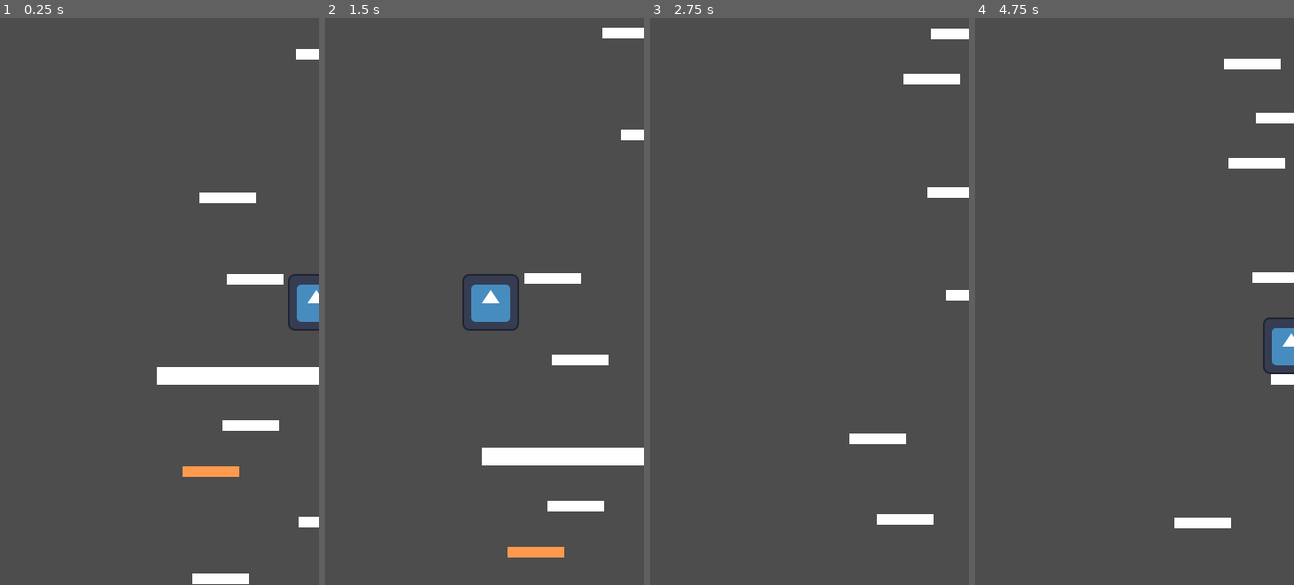
Above: before the commit, frames 1-4 (left to right).
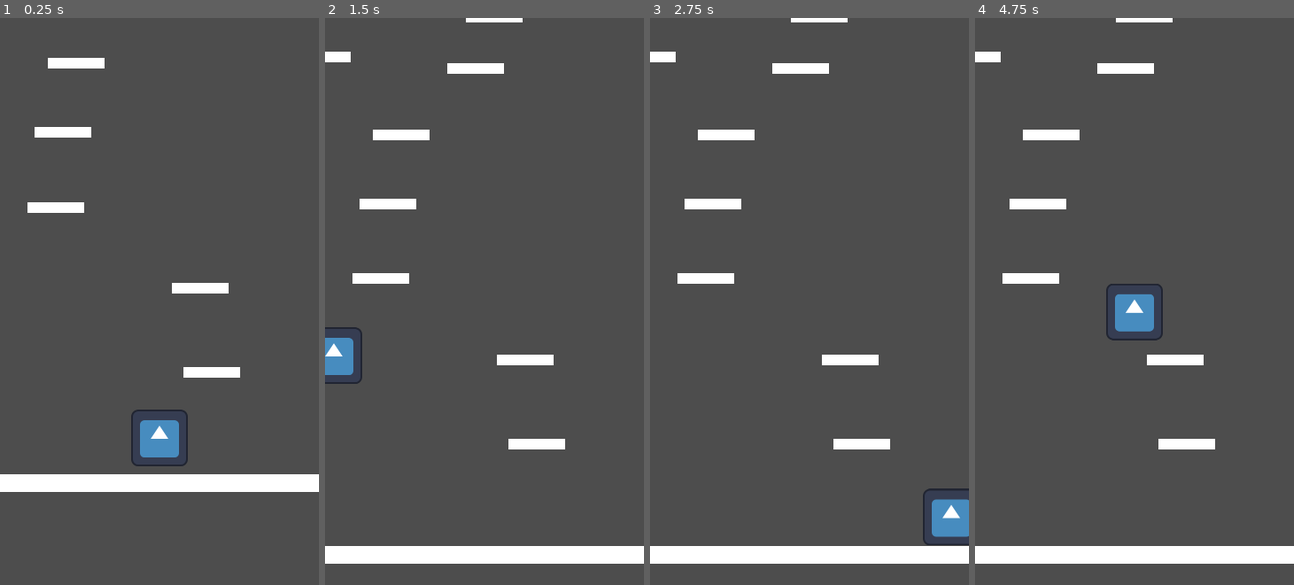
Above: after the commit, the same moments.

Repository: Cylinder7/bounce-back
Game: Godot game, scene res://levels/Overworld/overworldaltitude.tscn
Same seed, same stepped clock (60 frames per second), same inputs: the game is played once before the commit and once after it. The engine's default icon, where the game draws it, is replaced by a stand-in: a white triangle on a blue panel in a dark square.
Inputs:
- Up to frame 1 (0.25 s): no input
- Up to frame 2 (1.5 s): tap Enter (ui_accept) at 0.5, 0.77 s; hold Right (ui_right) from 0.53 s (still down)
- Up to frame 3 (2.75 s): tap Enter (ui_accept) at 1.52 s; release Right (ui_right) at 2.03 s; hold Left (ui_left) from 2.03 s (still down)
- Up to frame 4 (4.75 s): release Left (ui_left) at 2.78 s; hold Right (ui_right) 2.78-4.28 s; tap Enter (ui_accept) at 3.02, 3.77, 4.52 s; hold Left (ui_left) from 4.28 s (still down)

The runs differ from the first frame. In frame 1, 9.1% of the frame differs, in the area x 0-100%, y 5-100%; in frame 2, 10%, in the area x 0-100%, y 0-97%; in frame 3, 7.7%; in frame 4, 8.6%.

Commit message:
logic

Diff:
--- a/levels/Overworld/overworldaltitude.tscn
+++ b/levels/Overworld/overworldaltitude.tscn
@@ -9,13 +9,13 @@
 [node name="overworld" type="Node2D" unique_id=1695892326]
 
 [node name="Player" parent="." unique_id=247310789 instance=ExtResource("1_1yttg")]
-position = Vector2(180, -450)
+position = Vector2(180, 450)
 
 [node name="Ground" parent="." unique_id=906852571 instance=ExtResource("2_vegtp")]
-position = Vector2(0, -400)
+position = Vector2(0, 515)
 
 [node name="Camera2D" type="Camera2D" parent="." unique_id=1800846891 node_paths=PackedStringArray("player")]
-position = Vector2(3, -7)
+position = Vector2(180, 320)
 script = ExtResource("3_2dipx")
 player = NodePath("../Player")
 
